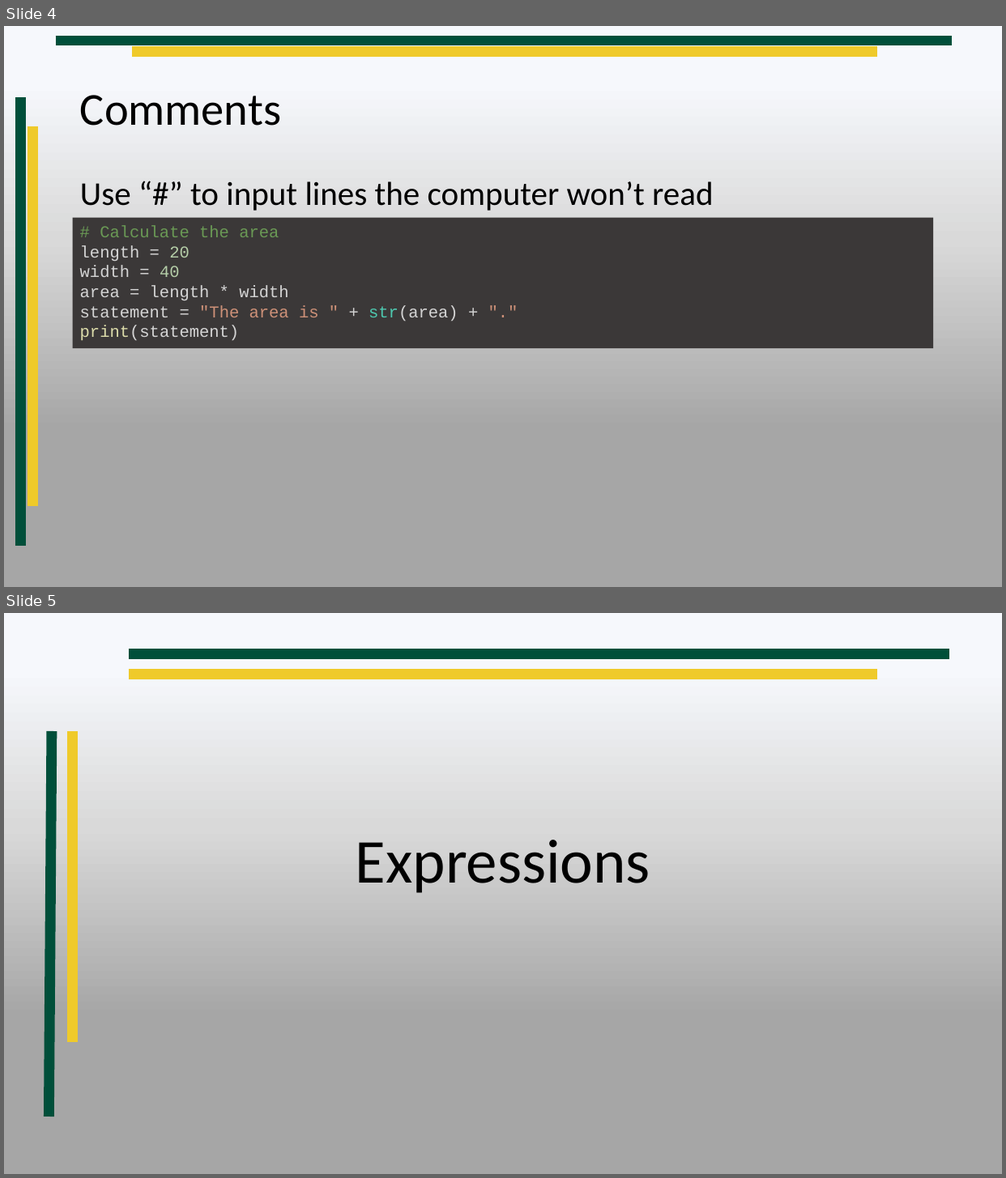
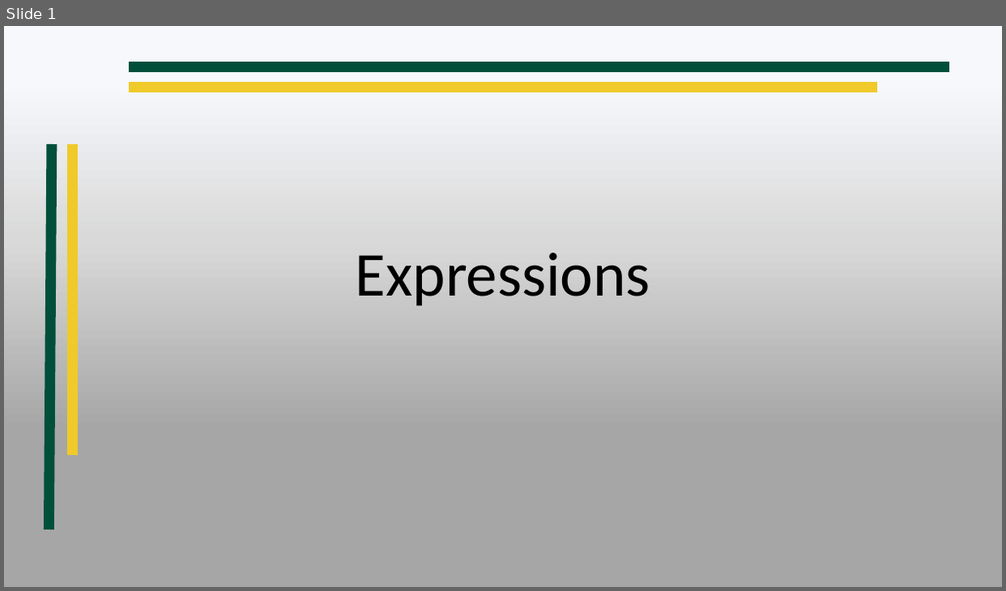
Before and after one commit to RenoTechnologyAcademy/CIS104-2019-Spring-1, a slide deck: Lesson 2/Lesson 2.pptx. Shown one above the other, each under a label of ours: slides 4 and 5 before the commit, slide 1 after it. The pictures are 1006x1178 and 1006x591 pixels, drawn with LibreOffice and Linux fonts; fonts in the diff are those of the drawing; background and template pictures are left out. Boxes give left, top, right and bottom in pixels: in the first picture for what was removed or moved away, otherwise in the second. Text is boxed around its words. In the diff, an @@ line names an element or a change of style, - is before the commit and + after.

```diff
--- a/Lesson 2/Lesson 2.pptx
+++ b/Lesson 2/Lesson 2.pptx
@@ slide 4 removed at (x1=4, y1=26, x2=1002, y2=587), background gradient #F6F8FC to #D9D9D9 to #A6A6A6 @@
@@ line removed from (56, 41) to (953, 41) @@
@@ line removed from (132, 51) to (878, 51) @@
@@ line removed from (20, 98) to (20, 546) @@
@@ title removed at (x1=80, y1=95, x2=281, y2=126) @@
-Comments
@@ line removed from (33, 126) to (33, 506) @@
@@ text removed at (x1=80, y1=182, x2=713, y2=211) @@
-Use “#” to input lines the computer won’t read
@@ rectangle removed at (x1=73, y1=218, x2=934, y2=348) @@
-# Calculate the area
-length = 20
-width = 40
-area = length * width
-statement = "The area is " + str(area) + "."
-print(statement)
@@ what was slide 5 is now slide 1 @@
```
Also in this commit, not shown: 3 other slides removed, 4 other files.
